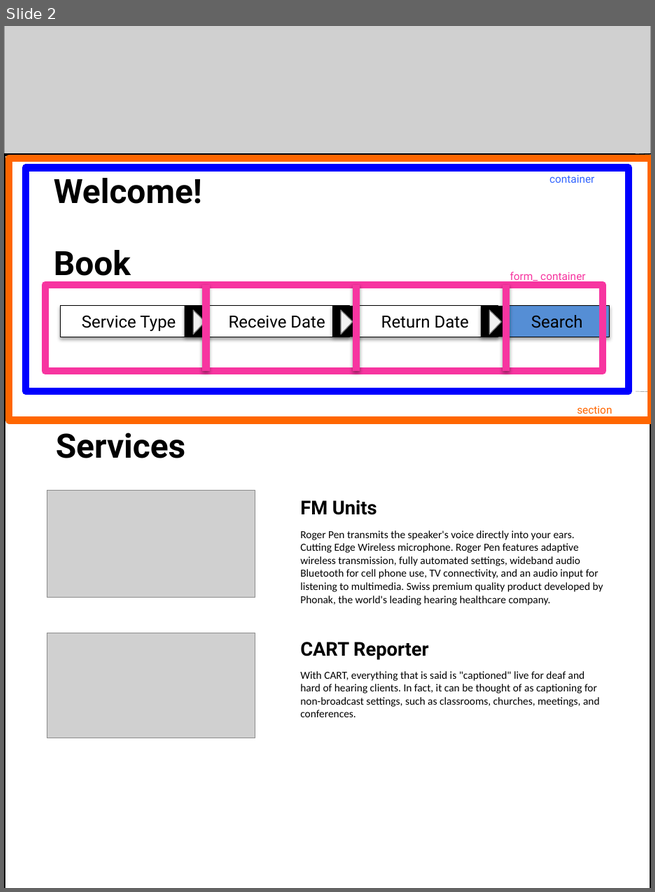
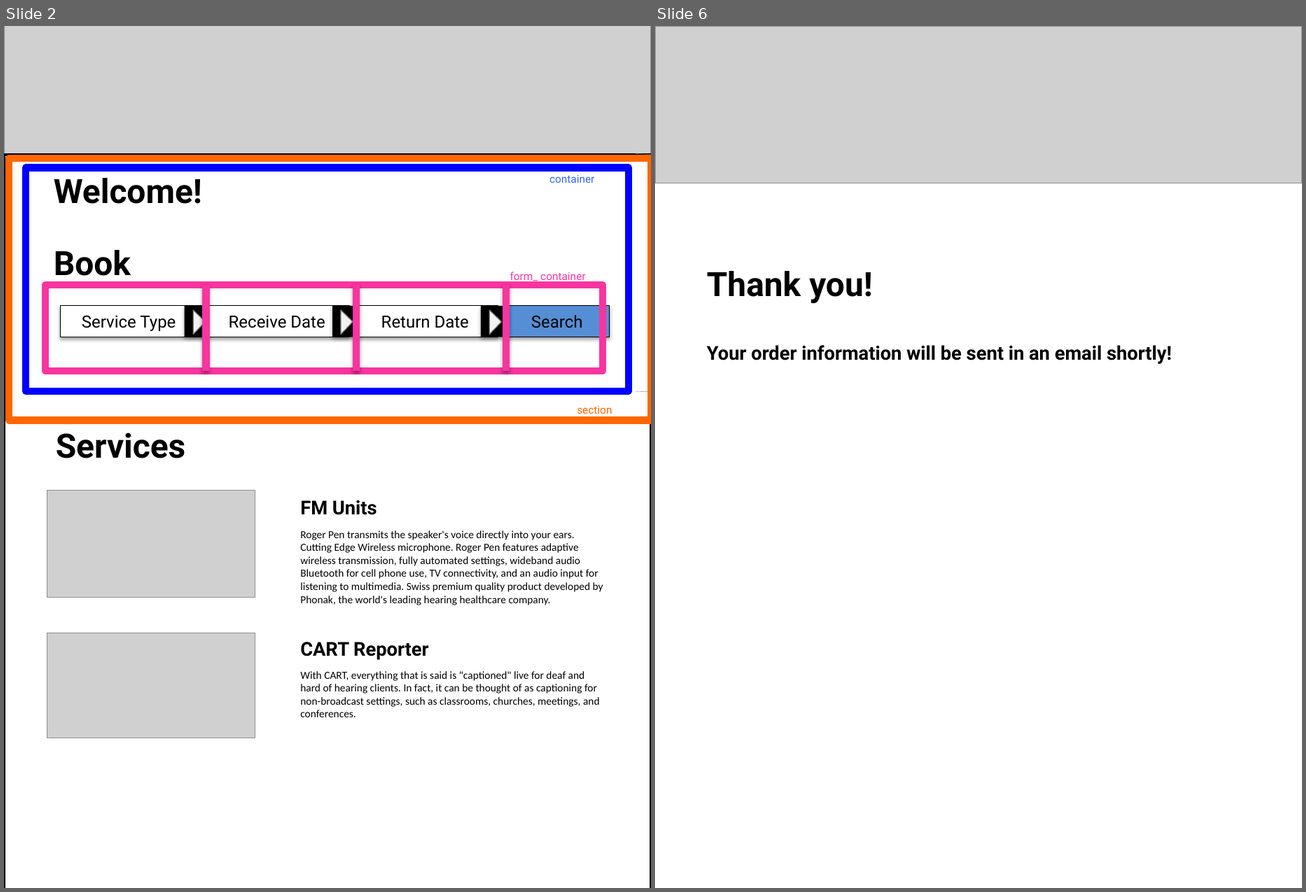
Before and after one commit to MariellaPaulino/2016, a slide deck: Homework5/CodingVisual.pptx. Shown side by side, each under a label of ours: slide 2 before the commit, slides 2 and 6 after it; the slides between them are not shown. The pictures are 655x892 and 1306x892 pixels, drawn with LibreOffice and Linux fonts; fonts in the diff are those of the drawing; grey boxes stand for pictures. Boxes give left, top, right and bottom in pixels: in the first picture for what was removed or moved away, otherwise in the second. Text is boxed around its words. In the diff, an @@ line names an element or a change of style, - is before the commit and + after.

```diff
--- a/Homework5/CodingVisual.pptx
+++ b/Homework5/CodingVisual.pptx
@@ slide 6 added at <box>655,26,1302,888</box>, background #FFFFFF @@
@@ picture added at <box>655,26,1302,183</box> @@
@@ text added at <box>707,271,873,304</box>, 28 pt, text #000000, bold @@
+Thank you!
@@ text added at <box>707,345,1172,364</box>, 16 pt, text #000000, bold @@
+Your order information will be sent in an email shortly!
```
Also in this commit, not shown: 6 other slides added, 4 other files.
